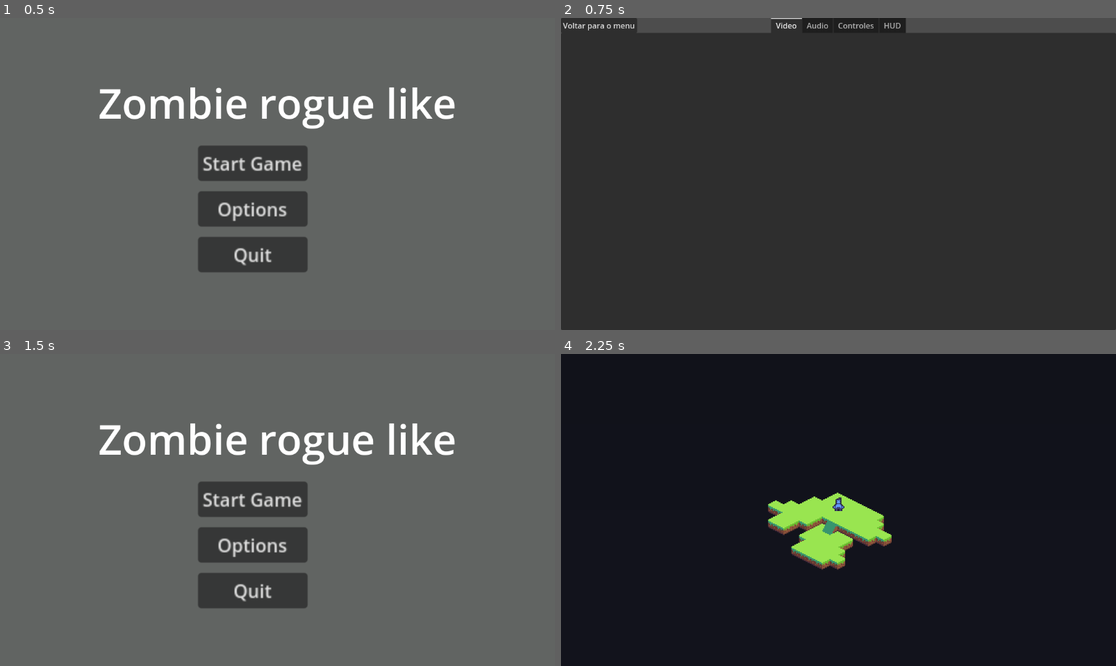
Above: before the commit, frames 1-4 (two rows, left to right).
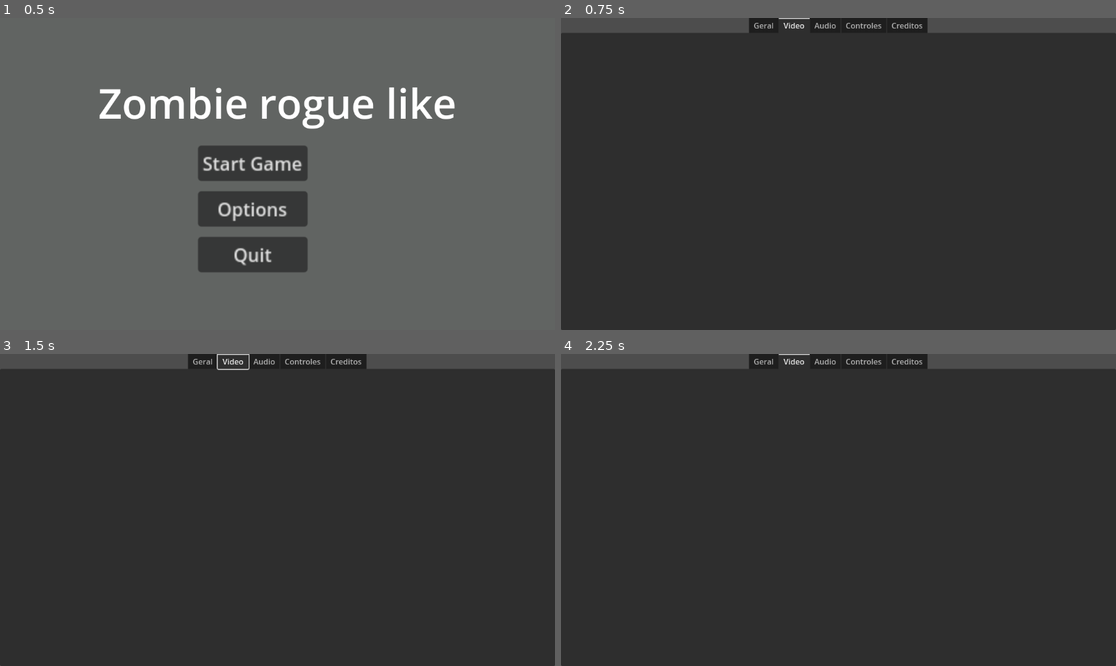
Above: after the commit, the same moments.

Repository: Kennykiller36/project-rogue-zombie
Game: Godot game, scene res://scenes/main_menu_scene/main_menu.tscn
Same seed, same stepped clock (60 frames per second), same inputs: the game is played once before the commit and once after it.
Inputs (mouse positions are in pixels of both pictures, inside the frame that each line leads up to):
- Up to frame 1 (0.5 s): no input
- Up to frame 2 (0.75 s): click "Options" at 0.5 s
- Up to frame 3 (1.5 s): click (38, 360) at 1.25 s, where only the run before the commit has a clickable "Voltar para o menu"
- Up to frame 4 (2.25 s): click (816, 500) at 2 s, where only the run before the commit has a clickable "Start Game"

Frame 1 is identical in both runs. In frame 2, 1.2% of the frame differs, in the area x 0-67%, y 0-5%; in frame 3, 91%; in frame 4, 99%, in the area x 0-100%, y 0-100%.

Commit message:
add aba geral no menu de pause

Diff:
--- a/scenes/main_menu_scene/main_menu.gd
+++ b/scenes/main_menu_scene/main_menu.gd
@@ -1,13 +1,12 @@
 extends Control
-
-
 
 func _on_start_pressed():
 	get_tree().change_scene_to_file("res://scenes/test_scene/test_scene.tscn")
 
 func _on_options_pressed():
+	var options_menu_script = load("res://scenes/options_menu_scene/options_menu.gd")
+	options_menu_script.opened_from_gameplay = false
 	get_tree().change_scene_to_file("res://scenes/options_menu_scene/options_menu.tscn")
-
 
 func _on_quit_pressed():
 	get_tree().quit()
--- a/scenes/options_menu_scene/options_menu.gd
+++ b/scenes/options_menu_scene/options_menu.gd
@@ -3,6 +3,11 @@
 var audio_bus_master
 var audio_bus_sfx
 var audio_bus_musica
+
+static var opened_from_gameplay: bool = false
+
+@onready var voltar_jogo_btn = $TabContainer/Geral/VoltarJogoBtn
+@onready var voltar_hub_btn = $TabContainer/Geral/VoltarParaHubBtn
 
 func _ready():
 	process_mode = Node.PROCESS_MODE_ALWAYS
@@ -10,24 +15,35 @@
 	audio_bus_sfx= AudioServer.get_bus_index("Sfx")
 	audio_bus_musica= AudioServer.get_bus_index("Musica")
 
+	_update_button_visibility()
 
+func _update_button_visibility():
+	var should_show = opened_from_gameplay
+	voltar_jogo_btn.visible = should_show
+	voltar_hub_btn.visible = should_show
 
 func _on_voltar_menu_btn_pressed():
+	opened_from_gameplay = false
 	get_tree().change_scene_to_file("res://scenes/main_menu_scene/main_menu.tscn")
- # Replace with function body.
 
+func _on_voltar_jogo_btn_pressed():
+	opened_from_gameplay = false
+	get_tree().paused = false
+	get_tree().change_scene_to_file("res://scenes/test_scene/test_scene.tscn")
+
+func _on_voltar_hub_btn_pressed():
+	opened_from_gameplay = false  # Reset flag when going to hub
+	get_tree().paused = false
+	get_tree().change_scene_to_file("res://scenes/main_menu_scene/main_menu.tscn")
 
 func _on_audio_geral_slider_value_changed(value):
 	var db= linear_to_db(value)
 	AudioServer.set_bus_volume_db(audio_bus_master, db)
 
-
 func _on_audio_sfx_slider_value_changed(value):
 	var db= linear_to_db(value)
 	AudioServer.set_bus_volume_db(audio_bus_sfx, db)
 
-
-
 func _on_audio_musica_slider_value_changed(value):
 	var db= linear_to_db(value)
 	AudioServer.set_bus_volume_db(audio_bus_musica, db)
--- a/scenes/options_menu_scene/options_menu.tscn
+++ b/scenes/options_menu_scene/options_menu.tscn
@@ -1,7 +1,6 @@
-[gd_scene load_steps=3 format=3 uid="uid://do0wyw2uv0eo8"]
+[gd_scene load_steps=2 format=3 uid="uid://do0wyw2uv0eo8"]
 
 [ext_resource type="Script" uid="uid://c8tv0nn8apjgb" path="res://scenes/options_menu_scene/options_menu.gd" id="1_5mbrk"]
-[ext_resource type="Script" uid="uid://cf6cdkdndb7rt" path="res://scenes/options_menu_scene/voltar_jogo_btn.gd" id="2_2v3r4"]
 
 [node name="OptionsMenuControl" type="Control"]
 process_mode = 4
@@ -21,16 +20,68 @@
 grow_horizontal = 2
 grow_vertical = 2
 tab_alignment = 1
-current_tab = 0
+current_tab = 1
+
+[node name="Geral" type="TabBar" parent="TabContainer"]
+visible = false
+layout_mode = 2
+metadata/_tab_index = 0
+
+[node name="VoltarMenuBtn" type="Button" parent="TabContainer/Geral"]
+layout_mode = 1
+anchors_preset = 8
+anchor_left = 0.5
+anchor_top = 0.5
+anchor_right = 0.5
+anchor_bottom = 0.5
+offset_left = -79.0
+offset_top = -15.5
+offset_right = 79.0
+offset_bottom = 15.5
+grow_horizontal = 2
+grow_vertical = 2
+text = "Voltar para o menu
+"
+
+[node name="VoltarJogoBtn" type="Button" parent="TabContainer/Geral"]
+layout_mode = 1
+anchors_preset = 8
+anchor_left = 0.5
+anchor_top = 0.5
+anchor_right = 0.5
+anchor_bottom = 0.5
+offset_left = -79.0
+offset_top = 32.5
+offset_right = 79.0
+offset_bottom = 63.5
+grow_horizontal = 2
+grow_vertical = 2
+text = "Voltar para o jogo
+"
+
+[node name="VoltarParaHubBtn" type="Button" parent="TabContainer/Geral"]
+layout_mode = 1
+anchors_preset = 8
+anchor_left = 0.5
+anchor_top = 0.5
+anchor_right = 0.5
+anchor_bottom = 0.5
+offset_left = -79.0
+offset_top = 80.5
+offset_right = 79.0
+offset_bottom = 111.5
+grow_horizontal = 2
+grow_vertical = 2
+text = "Voltar para o hub"
 
 [node name="Video" type="TabBar" parent="TabContainer"]
 layout_mode = 2
-metadata/_tab_index = 0
+metadata/_tab_index = 1
 
 [node name="Audio" type="TabBar" parent="TabContainer"]
 visible = false
 layout_mode = 2
-metadata/_tab_index = 1
+metadata/_tab_index = 2
 
 [node name="AudioGeralTxt" type="TextEdit" parent="TabContainer/Audio"]
 layout_mode = 1
@@ -121,30 +172,16 @@
 [node name="Controles" type="TabBar" parent="TabContainer"]
 visible = false
 layout_mode = 2
-metadata/_tab_index = 2
+metadata/_tab_index = 3
 
-[node name="HUD" type="TabBar" parent="TabContainer"]
+[node name="Creditos" type="TabBar" parent="TabContainer"]
 visible = false
 layout_mode = 2
-metadata/_tab_index = 3
+metadata/_tab_index = 4
 
-[node name="VoltarMenuBtn" type="Button" parent="."]
-layout_mode = 0
-offset_right = 127.0
-offset_bottom = 31.0
-text = "Voltar para o menu
-"
-
-[node name="VoltarJogoBtn" type="Button" parent="."]
-layout_mode = 0
-offset_left = 994.0
-offset_right = 1152.0
-offset_bottom = 31.0
-text = "Voltar para o jogo
-"
-script = ExtResource("2_2v3r4")
-
+[connection signal="pressed" from="TabContainer/Geral/VoltarMenuBtn" to="." method="_on_voltar_menu_btn_pressed"]
+[connection signal="pressed" from="TabContainer/Geral/VoltarJogoBtn" to="." method="_on_voltar_jogo_btn_pressed"]
+[connection signal="pressed" from="TabContainer/Geral/VoltarParaHubBtn" to="." method="_on_voltar_hub_btn_pressed"]
 [connection signal="value_changed" from="TabContainer/Audio/AudioGeralSlider" to="." method="_on_audio_geral_slider_value_changed"]
 [connection signal="value_changed" from="TabContainer/Audio/AudioSfxSlider" to="." method="_on_audio_sfx_slider_value_changed"]
 [connection signal="value_changed" from="TabContainer/Audio/AudioMusicaSlider" to="." method="_on_audio_musica_slider_value_changed"]
-[connection signal="pressed" from="VoltarMenuBtn" to="." method="_on_voltar_menu_btn_pressed"]
--- a/scenes/options_menu_scene/voltar_jogo_btn.gd
+++ /dev/null
@@ -1,17 +0,0 @@
-extends Button
-
-@export var gameplay_scene_path := "res://scenes/test_scene/test_scene.tscn"
-
-func _ready():
-	_update_visibility()
-	pressed.connect(_on_pressed)
-
-func _process(_delta):
-	_update_visibility()
-
-func _update_visibility():
-	visible = get_tree().paused
-
-func _on_pressed():
-	get_tree().paused = false
-	get_tree().change_scene_to_file(gameplay_scene_path)
--- a/scenes/test_scene/game_scene_controller.gd
+++ b/scenes/test_scene/game_scene_controller.gd
@@ -3,4 +3,7 @@
 func _input(event):
 	if event.is_action_pressed("pause"):
 		get_tree().paused = true
+		# Mark that we're opening options from gameplay
+		var options_menu_script = load("res://scenes/options_menu_scene/options_menu.gd")
+		options_menu_script.opened_from_gameplay = true
 		get_tree().change_scene_to_file("res://scenes/options_menu_scene/options_menu.tscn")
Not shown, removed: scenes/options_menu_scene/voltar_jogo_btn.gd.uid
